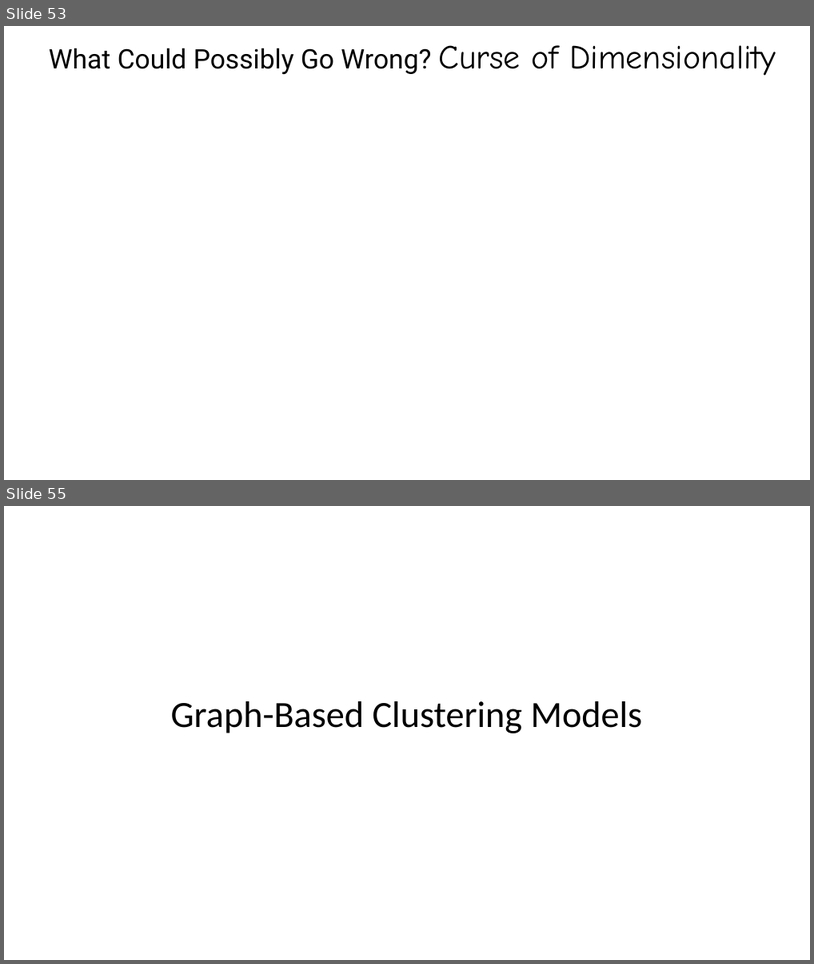
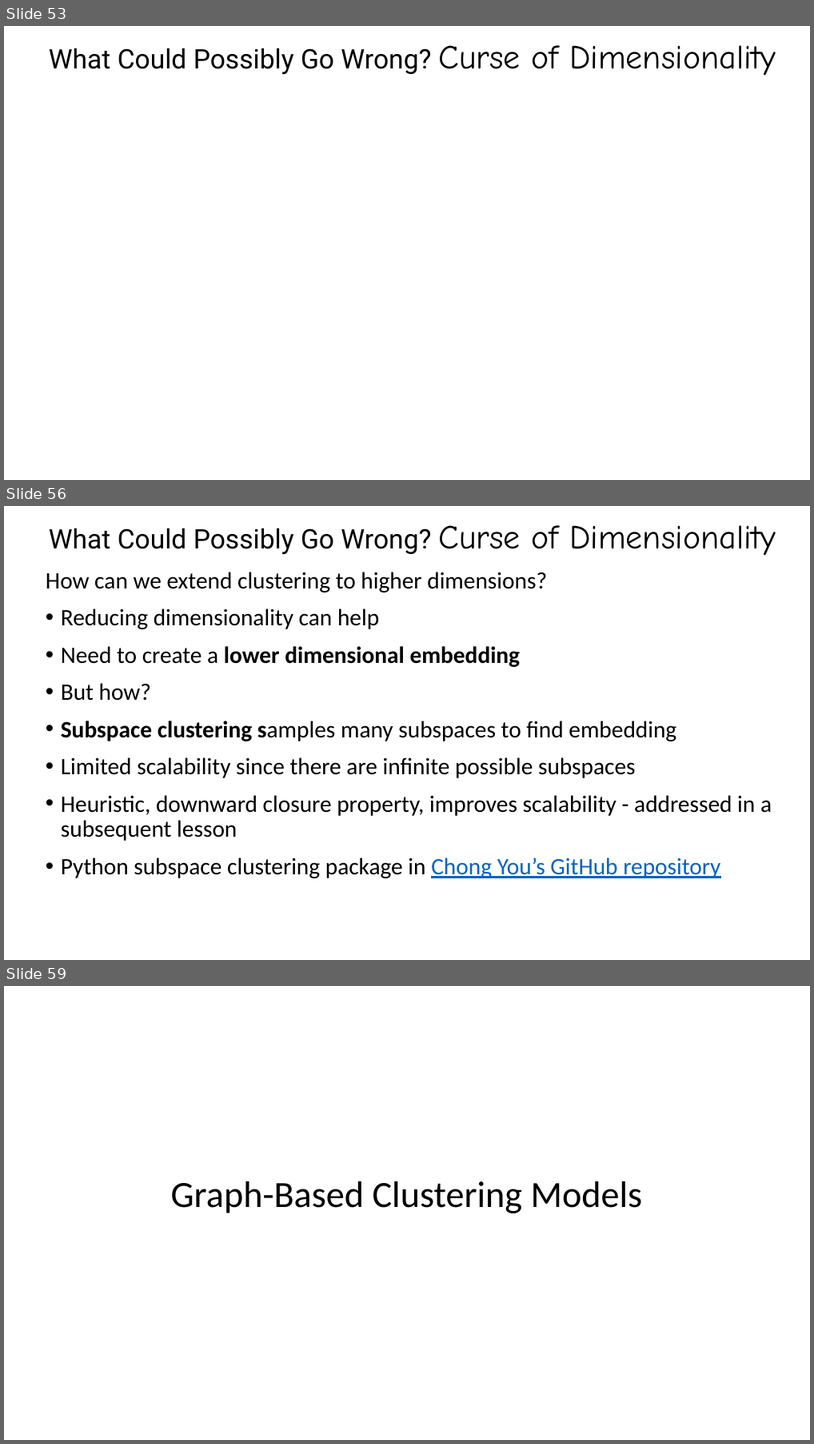
Before and after one commit to StephenElston/CSCI-E-108, a slide deck: slides/9_IntroductionToClustering.pptx. Shown one above the other, each under a label of ours: slides 53 and 55 before the commit, slides 53, 56 and 59 after it; the slides between them are not shown. The pictures are 814x964 and 814x1444 pixels, drawn with LibreOffice and Linux fonts; fonts in the diff are those of the drawing; grey boxes stand for pictures. Boxes give left, top, right and bottom in pixels: in the first picture for what was removed or moved away, otherwise in the second. Text is boxed around its words. In the diff, an @@ line names an element or a change of style, - is before the commit and + after.

```diff
--- a/slides/9_IntroductionToClustering.pptx
+++ b/slides/9_IntroductionToClustering.pptx
@@ slide 56 added at (4, 506, 810, 960), background #FFFFFF @@
@@ title added at (49, 525, 776, 556), 32 pt, text #000000 @@
+What Could Possibly Go Wrong? Curse of Dimensionality
@@ text added at (46, 572, 772, 878), 28 pt, text #000000 @@
+How can we extend clustering to higher dimensions?
+• Reducing dimensionality can help
+• Need to create a lower dimensional embedding
+• But how?
+• Subspace clustering samples many subspaces to find embedding
+• Limited scalability since there are infinite possible subspaces
+• Heuristic, downward closure property, improves scalability - addressed in a subsequent lesson
+• Python subspace clustering package in Chong You’s GitHub repository
@@ what was slide 55 is now slide 59 @@
```
Also in this commit, not shown: 7 slides changed, 5 other slides added.
